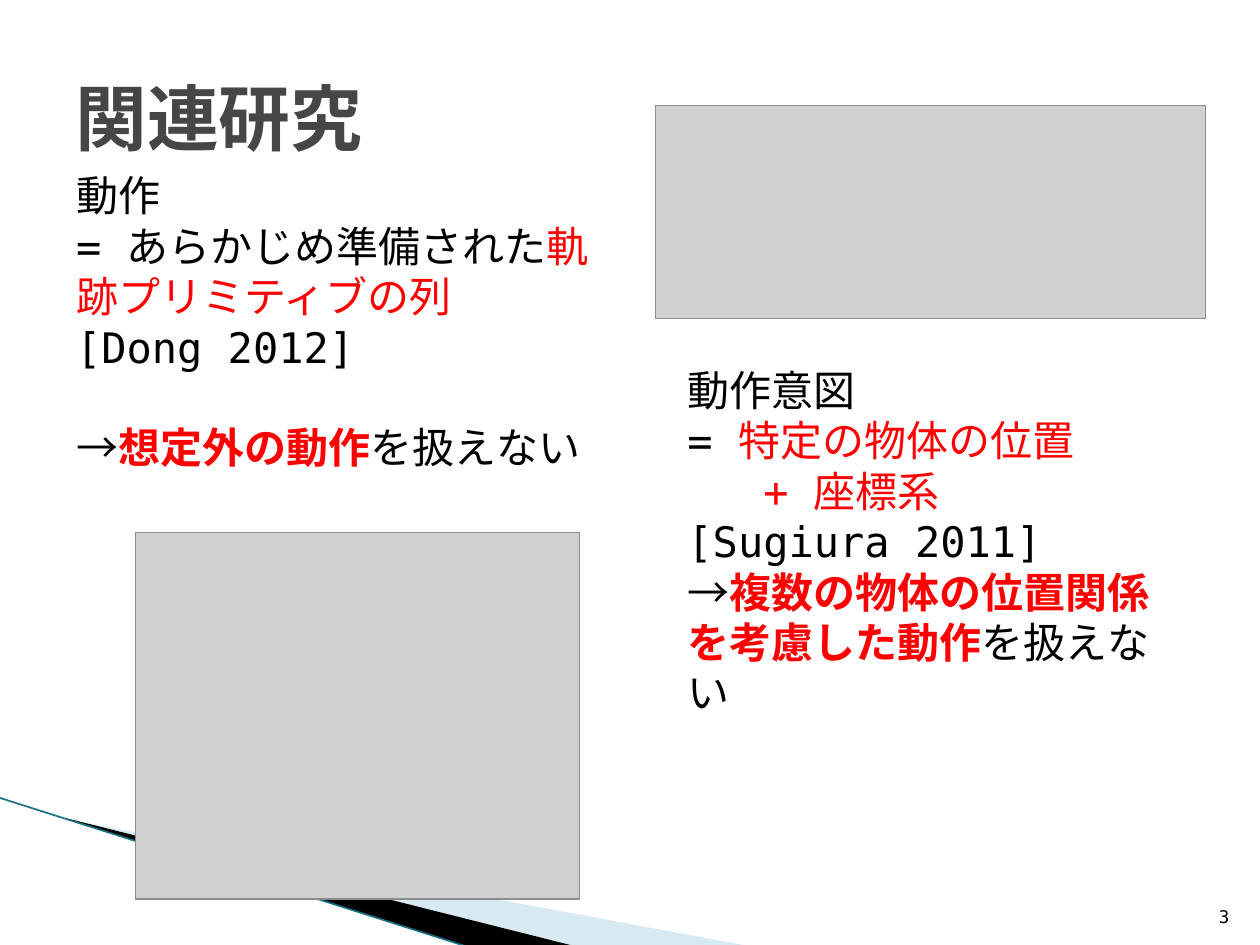
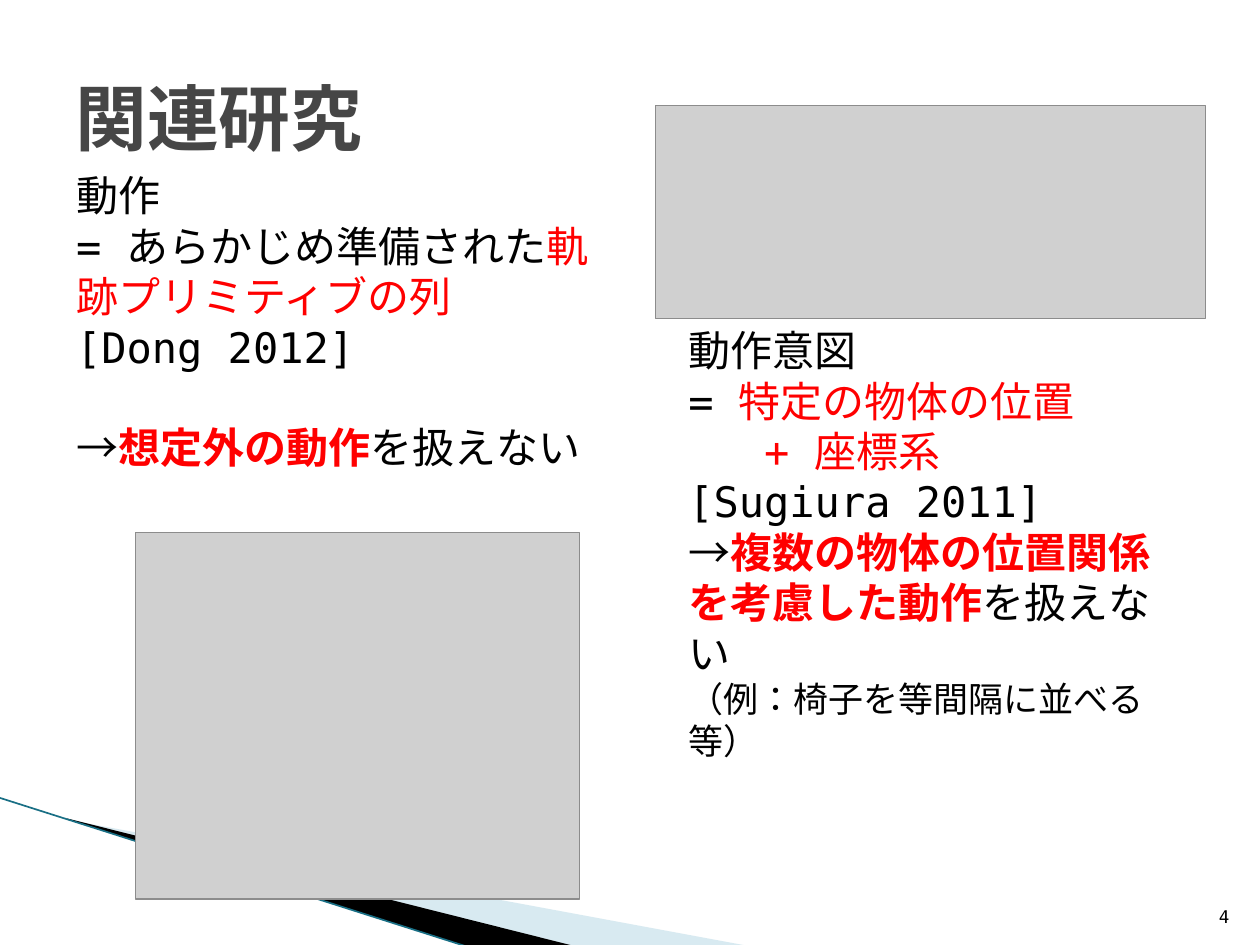
Before and after one commit to TetsuyaKomota/GitforEclipseTest, a slide deck: slide 4 of IntentionLearning/memo/presentation/卒論発表会スライド.pptx (slide 3 before the commit). Drawn at 1260x945 pixels with LibreOffice and Linux fonts; fonts in the diff are those of the drawing; grey boxes stand for pictures; background and template pictures are left out. Boxes give left, top, right and bottom in pixels: in the first picture for what was removed or moved away, otherwise in the second. Text is boxed around its words. In the diff, an @@ line names an element or a change of style, - is before the commit and + after.

```diff
--- a/IntentionLearning/memo/presentation/卒論発表会スライド.pptx
+++ b/IntentionLearning/memo/presentation/卒論発表会スライド.pptx
@@ text "動作意図": place and size @@
-text "動作意図" at [687,370,1149,662]
+text "動作意図" at [688,330,1150,758]
@@ text at [688,682,1144,758]: paragraph added @@
+（例：椅子を等間隔に並べる等）
@@ page number at [1219,910,1230,923]: text changed @@
-3
+4
```
Also in this commit, not shown: 10 slides added, 2 other files.
